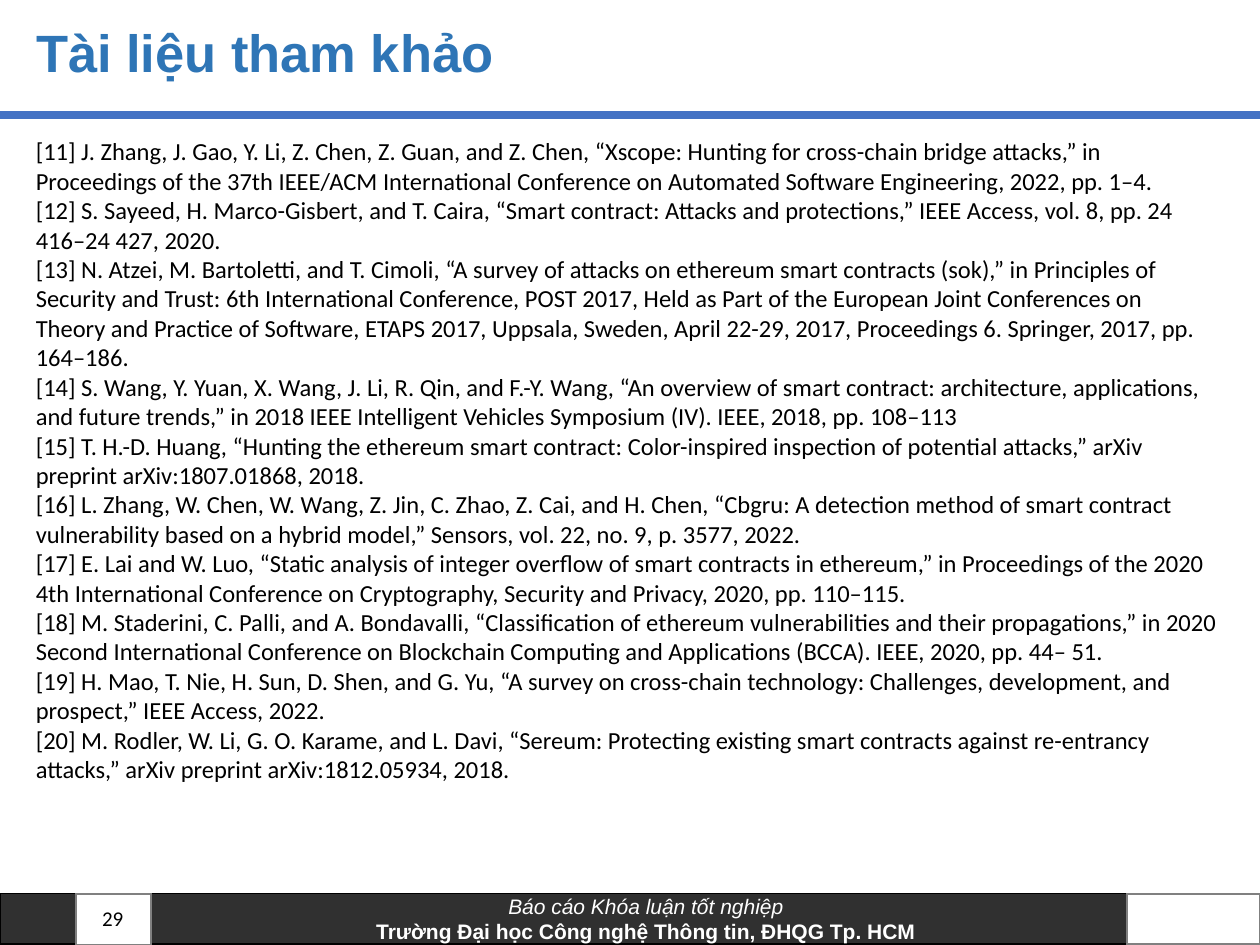
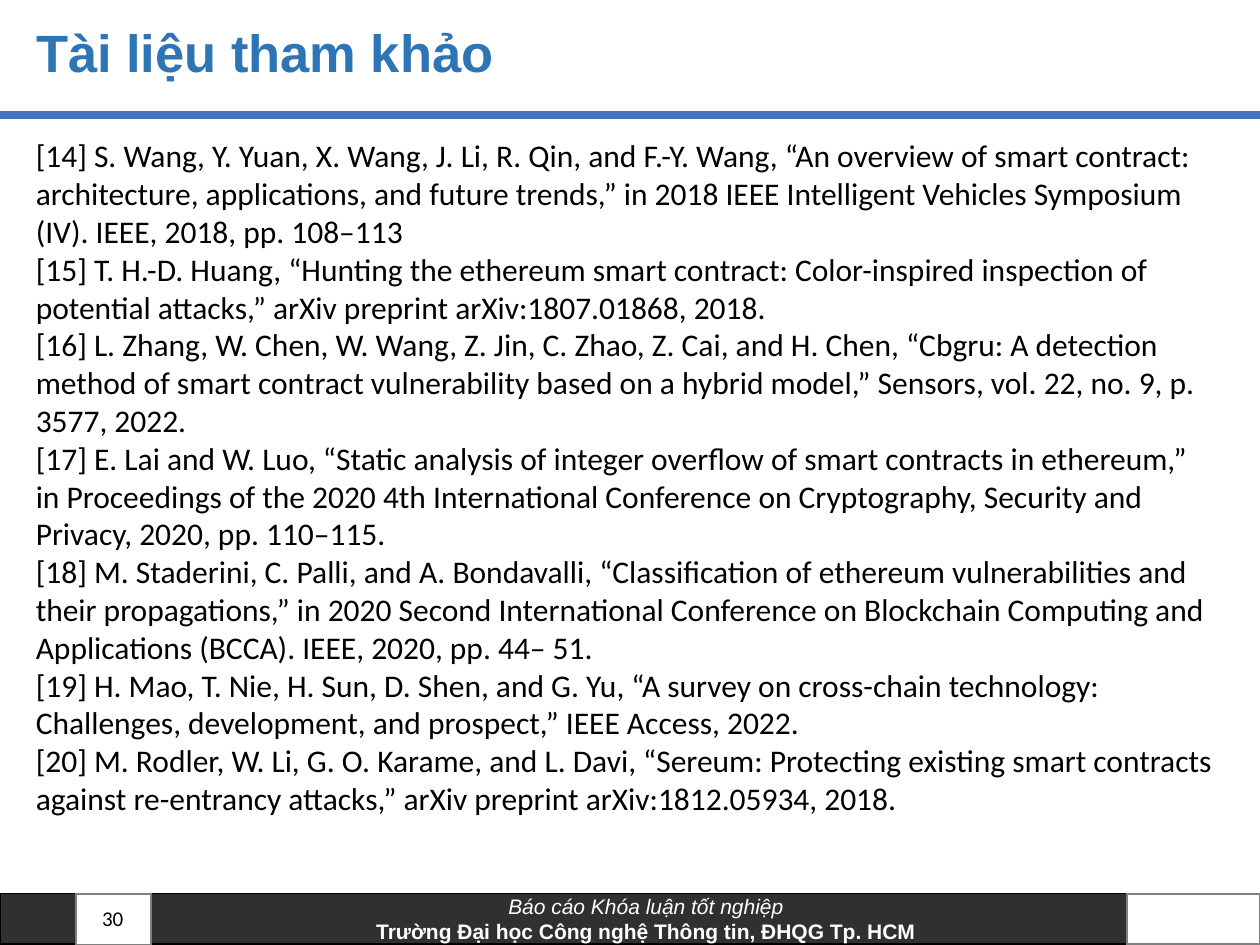
Before and after one commit to anhkiet1227/NT505_Thesis, a slide deck: slide 30 of Slide_20520605_VoAnhKiet.pptx (slide 29 before the commit). Drawn at 1260x945 pixels with LibreOffice and Linux fonts; fonts in the diff are those of the drawing; background and template pictures are left out. Boxes give left, top, right and bottom in pixels: in the first picture for what was removed or moved away, otherwise in the second. Text is boxed around its words. In the diff, an @@ line names an element or a change of style, - is before the commit and + after.

```diff
--- a/Slide_20520605_VoAnhKiet.pptx
+++ b/Slide_20520605_VoAnhKiet.pptx
@@ text "[14] S. Wang, Y. Yuan, ..." at <box>36,144,1211,816</box>: size 14 to 18 pt @@
@@ text at <box>36,142,1194,367</box>: paragraphs removed @@
-[11] J. Zhang, J. Gao, Y. Li, Z. Chen, Z. Guan, and Z. Chen, “Xscope: Hunting for cross-chain bridge attacks,” in Proceedings of the 37th IEEE/ACM International Conference on Automated Software Engineering, 2022, pp. 1–4.
-[12] S. Sayeed, H. Marco-Gisbert, and T. Caira, “Smart contract: Attacks and protections,” IEEE Access, vol. 8, pp. 24 416–24 427, 2020.
-[13] N. Atzei, M. Bartoletti, and T. Cimoli, “A survey of attacks on ethereum smart contracts (sok),” in Principles of Security and Trust: 6th International Conference, POST 2017, Held as Part of the European Joint Conferences on Theory and Practice of Software, ETAPS 2017, Uppsala, Sweden, April 22-29, 2017, Proceedings 6. Springer, 2017, pp. 164–186.
@@ page number at <box>102,912,123,926</box>: text changed @@
-29
+30
```
Also in this commit, not shown: 9 other slides changed, 2 slides added, 1 other file.
